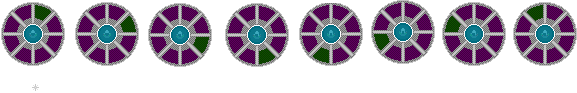
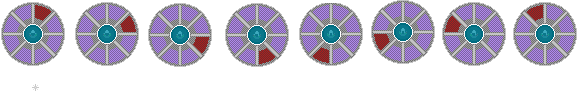
Before/after of a w=577, h=93 layered artwork. What changed in the layer stack:
painted on "Layer 7" over [4, 3, 574, 64]
